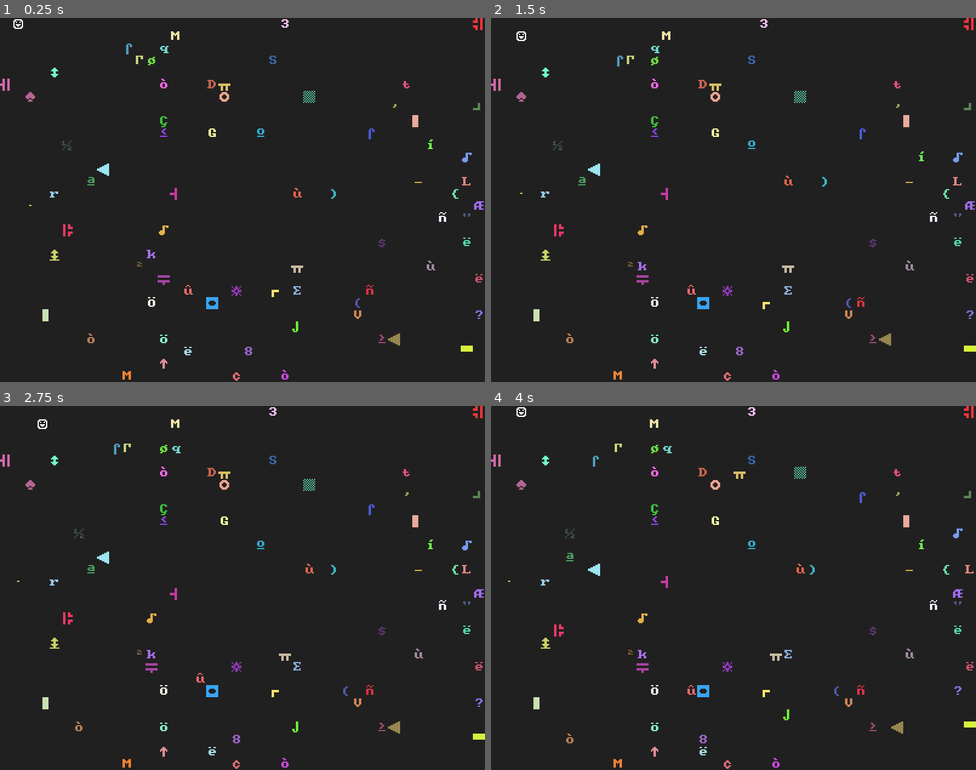
Above: before the commit, frames 1-4 (two rows, left to right).
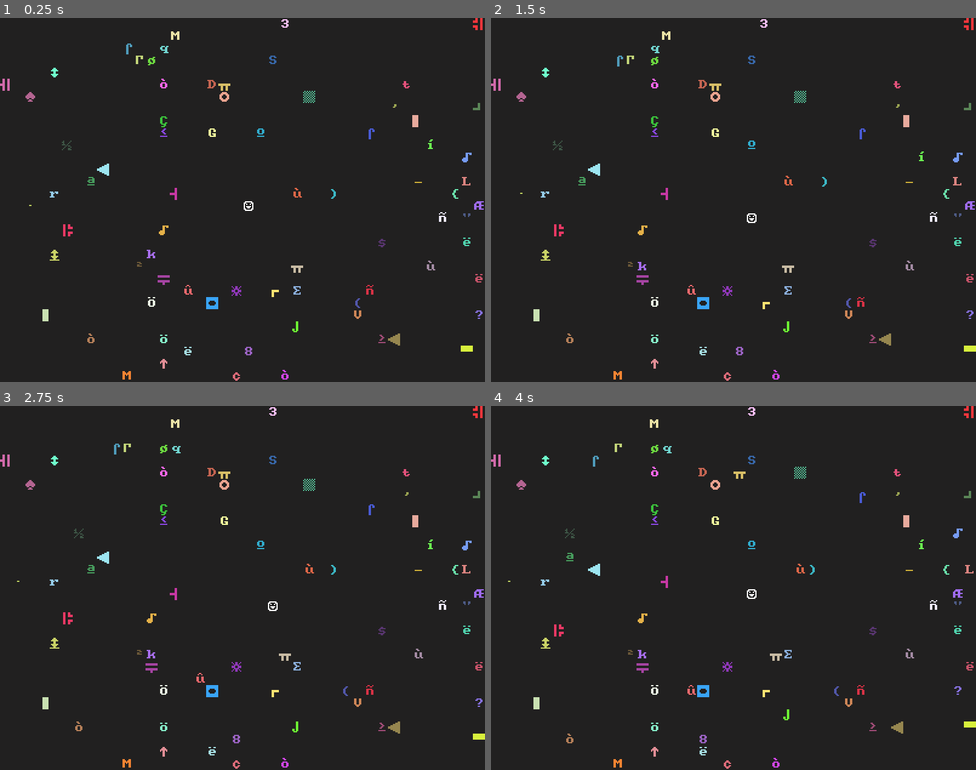
Above: after the commit, the same moments.

Repository: jameynakama/dontfindthekitty-gd
Game: Godot game, scene res://Main.tscn
Two runs of this game, one before a commit and one after it. Both use one fixed random seed, a clock stepped at 60 frames per second and the inputs below.
Inputs:
- Up to frame 1 (0.25 s): no input
- Up to frame 2 (1.5 s): hold Right (move_right) 0.53-1.28 s; hold Down (move_down) from 1.28 s (still down)
- Up to frame 3 (2.75 s): release Down (move_down) at 2.03 s; hold Right (move_right) from 2.03 s (still down)
- Up to frame 4 (4 s): release Right (move_right) at 2.78 s; hold Up (move_up) 2.78-3.53 s; hold Left (move_left) from 3.53 s (still down)

The runs differ from the first frame. In frame 1, less than 0.1% of the frame differs, in the area x 2-53%, y 0-53%; in frame 2, less than 0.1%; in frame 3, less than 0.1%; in frame 4, less than 0.1%.

Commit message:
Send signal when contacting aminal

Diff:
--- a/Aminal.gd
+++ b/Aminal.gd
@@ -12,7 +12,6 @@
 ]
 
 onready var ray = $RayCast2D
-onready var Constants = $"/root/Constants"
 
 
 func set_initial_position(initial_position):
@@ -22,6 +21,9 @@
 
 func _ready():
     randomize()
+
+    var player = get_node("/root/Main/PlayArea/Player")
+    player.connect("contacted_aminal", self, "_contacted")
 
     $AnimatedSprite.frame = randi() % 253
     modulate = Color8((randi() % 206) + 50, (randi() % 206) + 50, (randi() % 206) + 50)
@@ -42,3 +44,9 @@
             return
         position = future_position
     $MoveTimer.start(MOVE_TIMEOUT)
+
+
+func _contacted(aminal_id):
+    if aminal_id == get_instance_id():
+        print("got me!")
+        queue_free()
--- a/Main.gd
+++ b/Main.gd
@@ -6,14 +6,14 @@
 const NUM_AMINALS = 75
 const TILE_SIZE = 20
 
-onready var Constants = $"/root/Constants"
-
 
 func _ready():
     randomize()
 
-    var used_positions = {}
-    for i in range(NUM_AMINALS):
+    var used_positions = {
+        get_node("PlayArea/Player").position: true
+    }
+    for _i in range(NUM_AMINALS):
         var aminal = aminal_scene.instance()
         while true:
             var pos = get_random_position()
--- a/Player.gd
+++ b/Player.gd
@@ -11,10 +11,12 @@
 
 onready var ray = $RayCast2D
 
-onready var Constants = $"/root/Constants"
+
+signal contacted_aminal(aminal_id)
 
 
 func _ready():
+    position = Vector2(Constants.SCREEN_SIZE.x / 2, Constants.SCREEN_SIZE.y / 2)
     position = position.snapped(Vector2.ONE * tile_size)
     position += Vector2.ONE * tile_size / 2
 
@@ -35,3 +37,5 @@
             or future_position.y < 0 or future_position.y > Constants.SCREEN_SIZE.y:
             return
         position = future_position
+    else:
+        emit_signal("contacted_aminal", ray.get_collider().get_instance_id())
